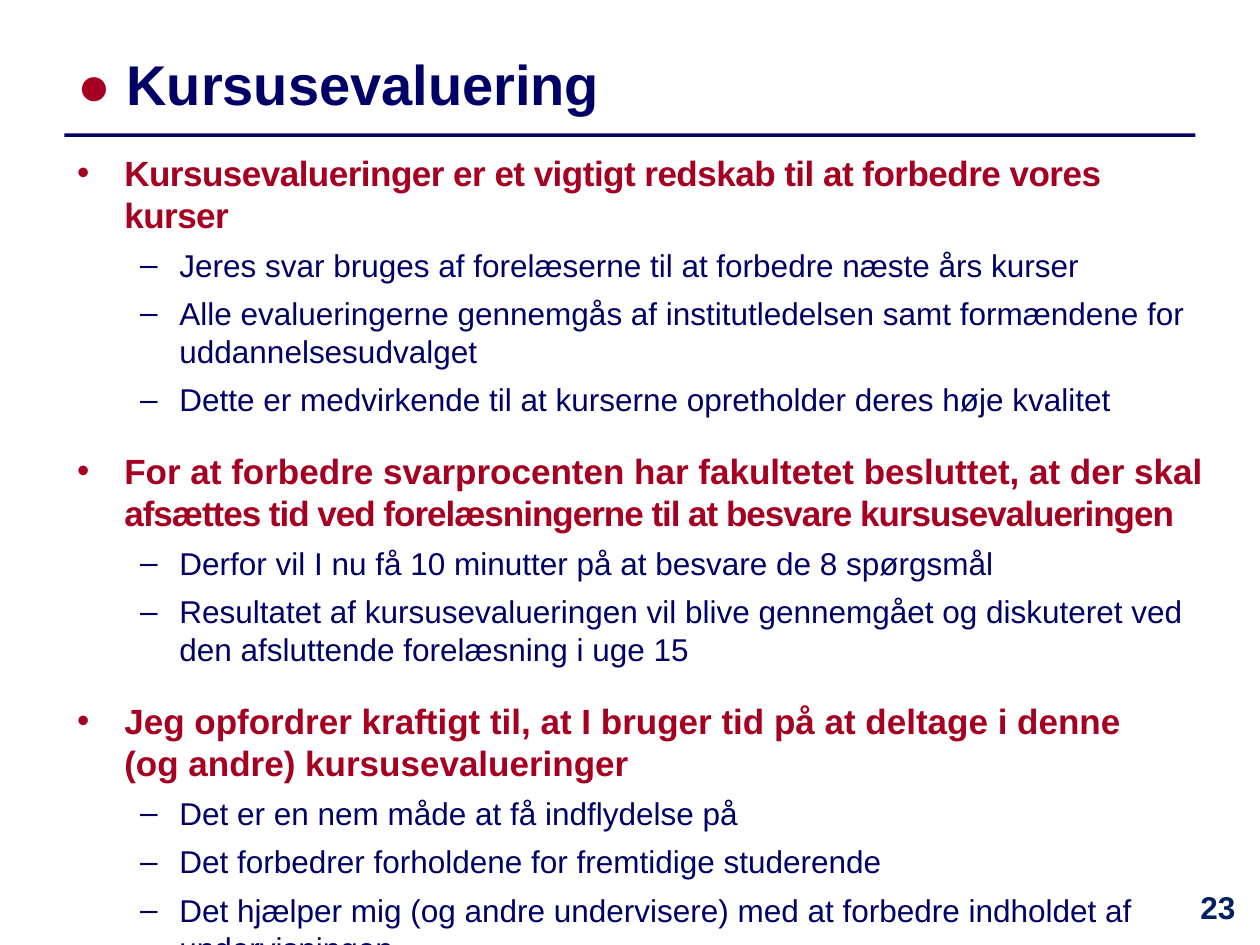
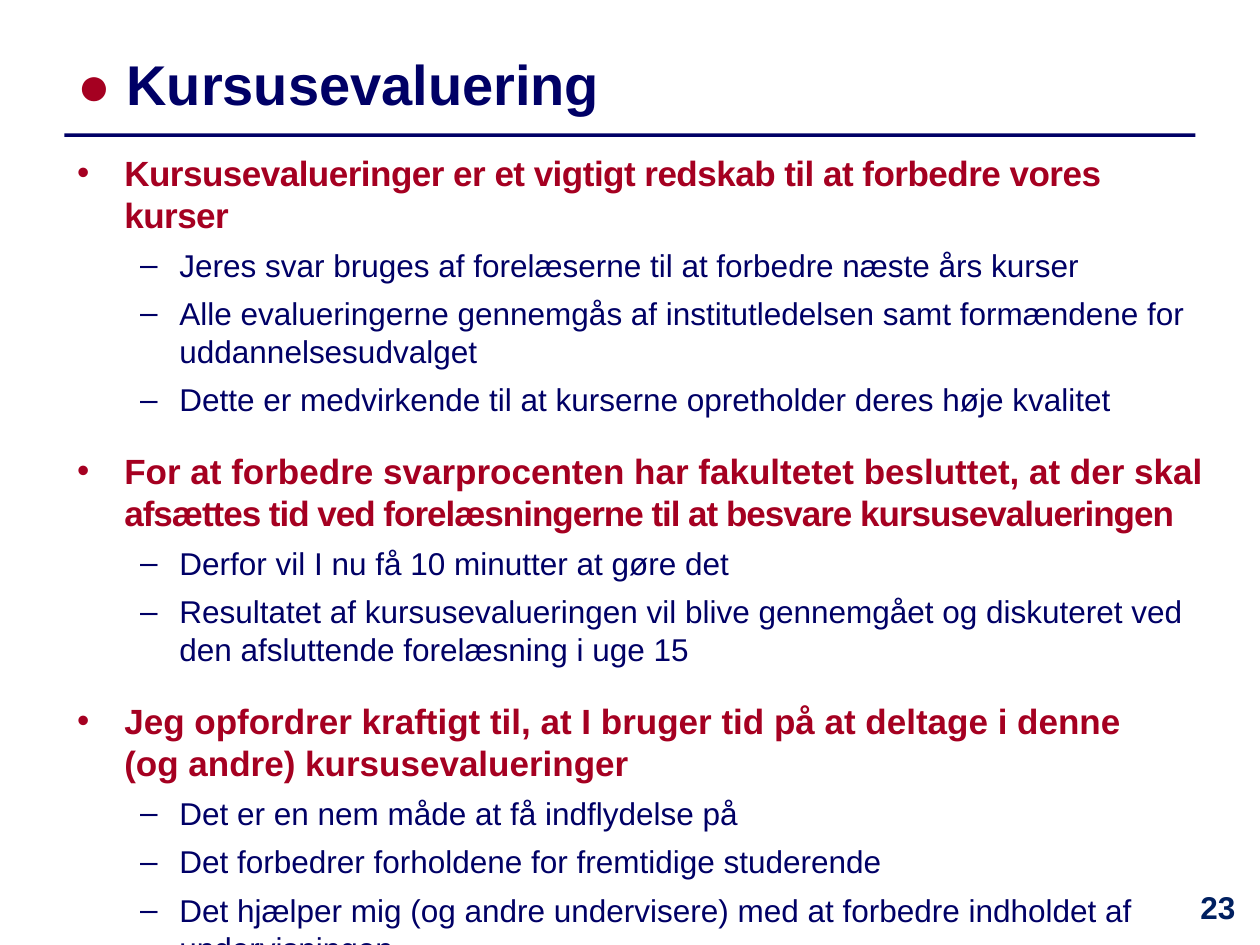
Before and after one commit to IntProgAU/Materiale, a slide deck: slide 23 of web/e21/uge_13/Slides-Uge13.pptx. Drawn at 1260x945 pixels with LibreOffice and Linux fonts; fonts in the diff are those of the drawing. Boxes give left, top, right and bottom in pixels: in the first picture for what was removed or moved away, otherwise in the second. Text is boxed around its words. In the diff, an @@ line names an element or a change of style, - is before the commit and + after.

```diff
--- a/web/e21/uge_13/Slides-Uge13.pptx
+++ b/web/e21/uge_13/Slides-Uge13.pptx
@@ text at [179, 550, 729, 581]: text changed @@
-  – Derfor vil I nu få 10 minutter på at besvare de 8 spørgsmål
+  – Derfor vil I nu få 10 minutter at gøre det
```
Also in this commit, not shown: 8 other slides changed, 1 other file.
